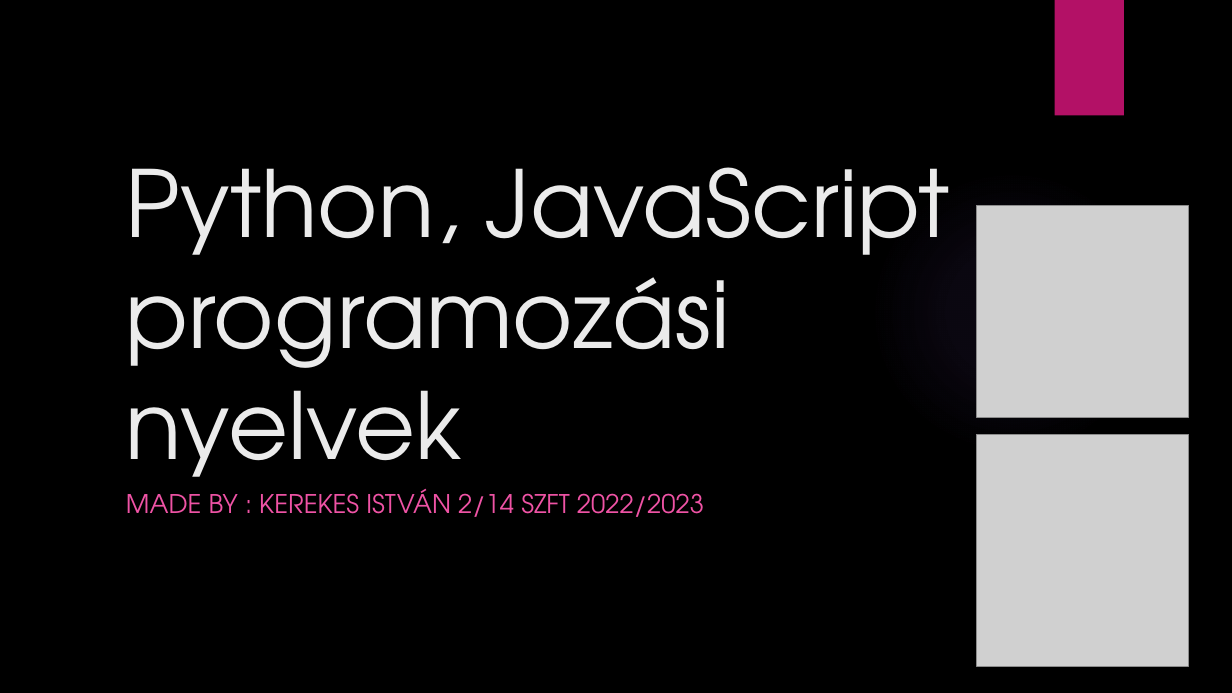
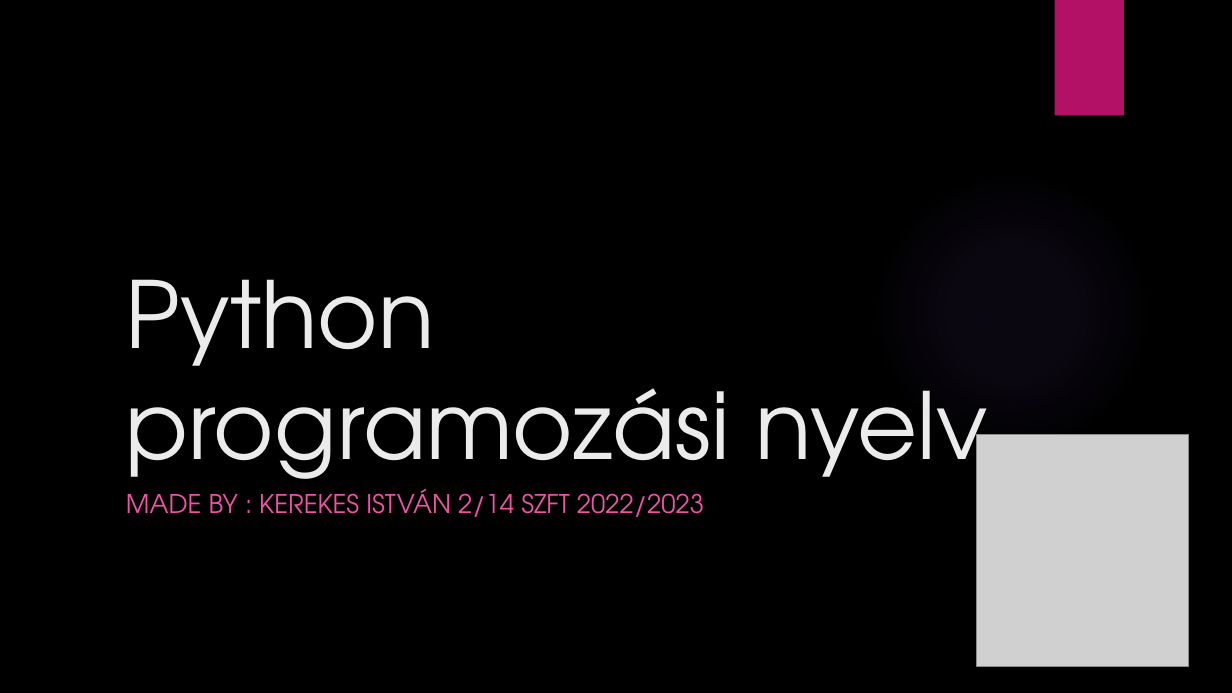
Before and after one commit to IaamSteve/t-zperces_prezent-ci-, a slide deck: slide 1 of Python, Javascript.pptx. Drawn at 1232x693 pixels with LibreOffice and Linux fonts; fonts in the diff are those of the drawing; grey boxes stand for pictures; background and template pictures are left out. Boxes give left, top, right and bottom in pixels: in the first picture for what was removed or moved away, otherwise in the second. Text is boxed around its words. In the diff, an @@ line names an element or a change of style, - is before the commit and + after.

```diff
--- a/Python, Javascript.pptx
+++ b/Python, Javascript.pptx
@@ picture removed at box(977, 205, 1189, 417) @@
@@ title at box(126, 279, 988, 502): text changed @@
-Python, JavaScript
-programozási nyelvek
+Python
+programozási nyelv
```
Also in this commit, not shown: 2 other slides changed, 4 slides added.
